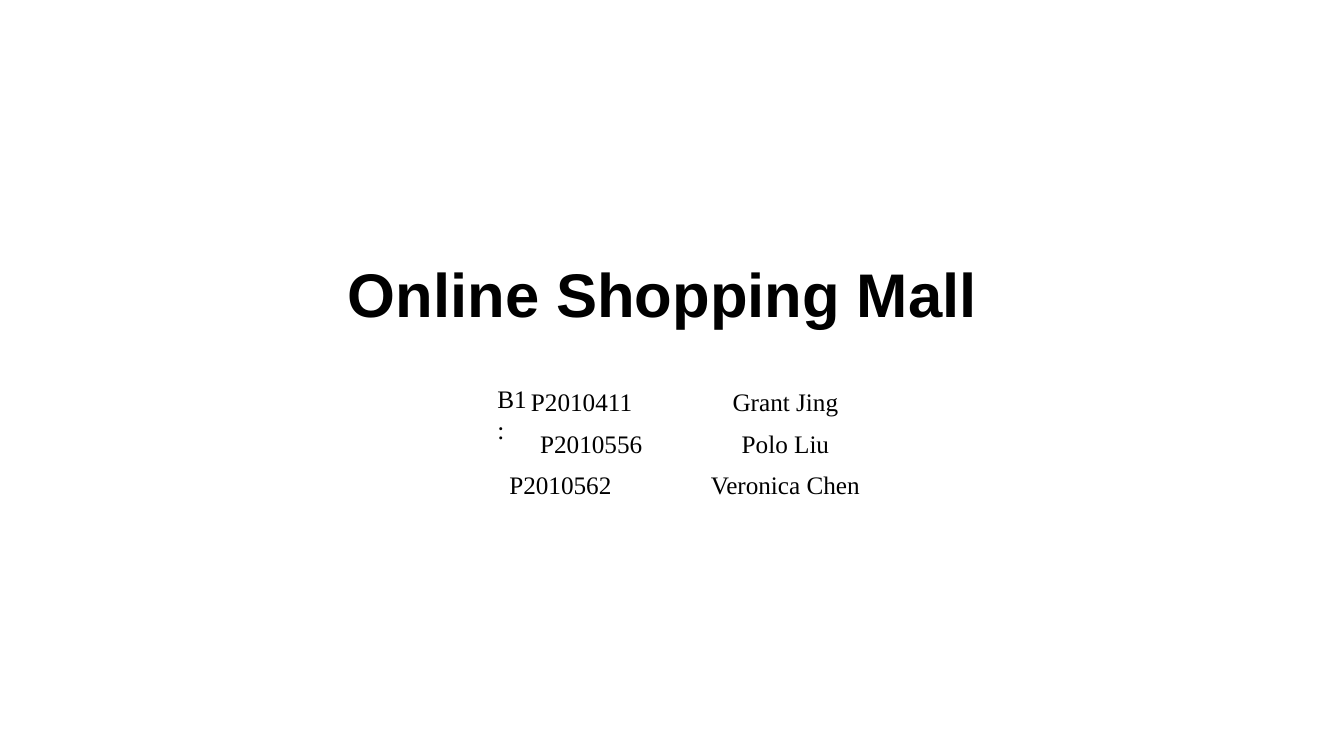
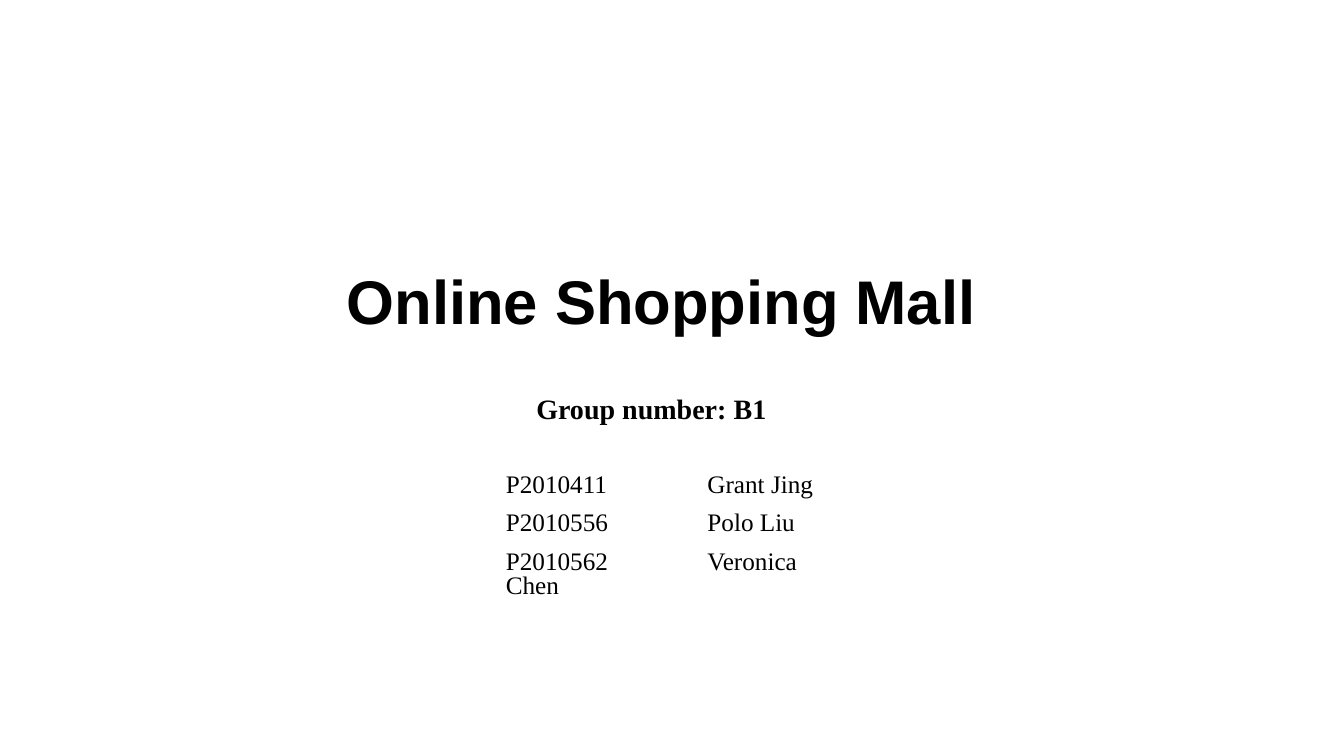
Before and after one commit to lrrong2020/Technical-Writing, a slide deck: slide 1 of Technical Writing.pptx. Drawn at 1344x756 pixels with LibreOffice and Linux fonts; fonts in the diff are those of the drawing. Boxes give left, top, right and bottom in pixels: in the first picture for what was removed or moved away, otherwise in the second. Text is boxed around its words. In the diff, an @@ line names an element or a change of style, - is before the commit and + after.

```diff
--- a/Technical Writing.pptx
+++ b/Technical Writing.pptx
@@ title "Online Shopping Mall": place and size @@
-title "Online Shopping Mall" at <box>348,272,977,329</box>
+title "Online Shopping Mall" at <box>347,279,976,336</box>
@@ text removed at <box>497,391,526,408</box> @@
-B1:
@@ text added at <box>536,399,767,425</box>, 20 pt, text #000000, bold @@
+Group number: B1
@@ text "P2010411 Grant Jing": place and size @@
-text "P2010411 Grant Jing" at <box>509,394,860,495</box>
+text "P2010411 Grant Jing" at <box>506,476,813,571</box>
@@ text "P2010411 Grant Jing" at <box>506,476,813,571</box>: alignment centre to justified; line spacing 0.9 to 0.8 @@
```
